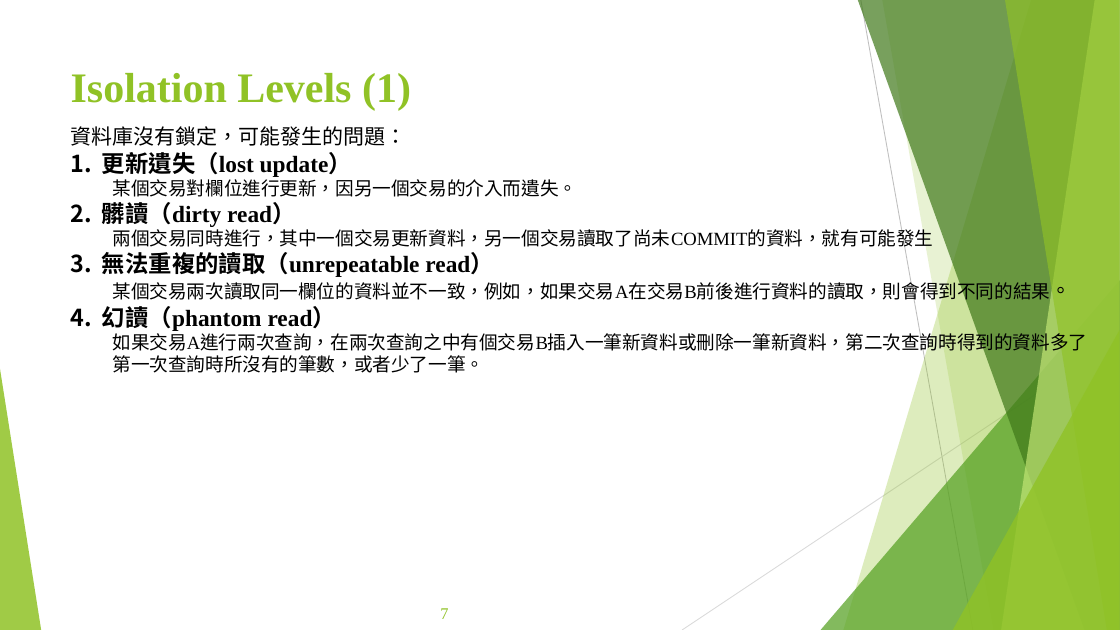
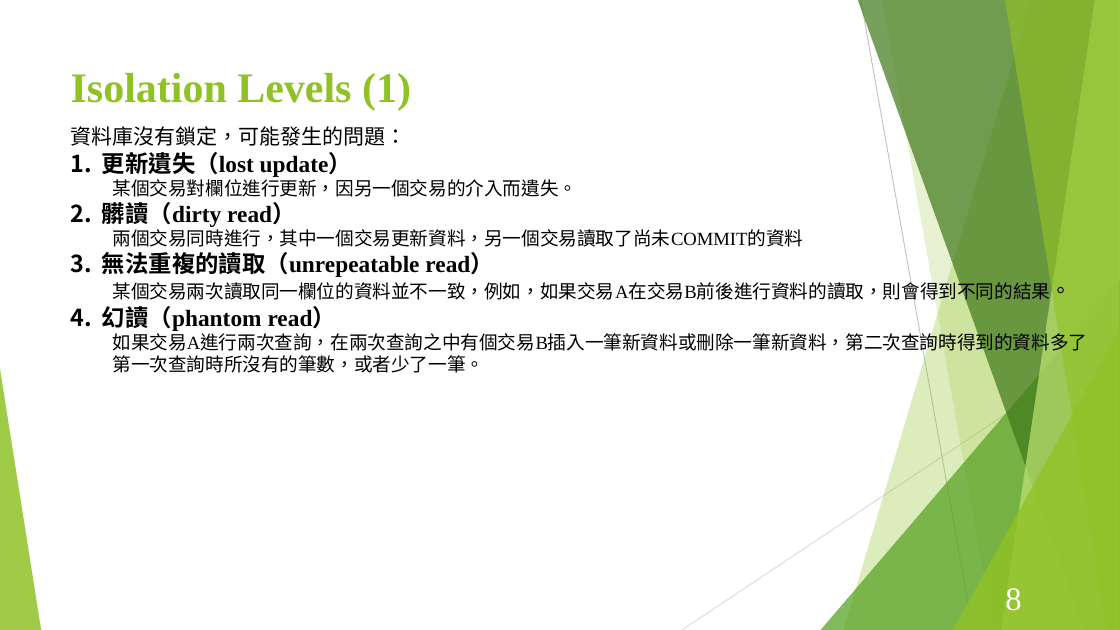
Before and after one commit to Szying/Js_Tools, a slide deck: slide 8 of 期末報告.pptx (slide 7 before the commit). Drawn at 1120x630 pixels with LibreOffice and Linux fonts; fonts in the diff are those of the drawing. Boxes give left, top, right and bottom in pixels: in the first picture for what was removed or moved away, otherwise in the second. Text is boxed around its words. In the diff, an @@ line names an element or a change of style, - is before the commit and + after.

```diff
--- a/期末報告.pptx
+++ b/期末報告.pptx
@@ text at box(112, 226, 803, 247): text changed @@
-  兩個交易同時進行，其中一個交易更新資料，另一個交易讀取了尚未COMMIT的資料，就有可能發生
+  兩個交易同時進行，其中一個交易更新資料，另一個交易讀取了尚未COMMIT的資料
@@ page number added at box(1005, 588, 1021, 611), 28 pt, text #FFFFFF @@
+8
@@ page number removed at box(440, 608, 448, 619) @@
-7
```
Also in this commit, not shown: 25 other slides changed, 1 slide added.
